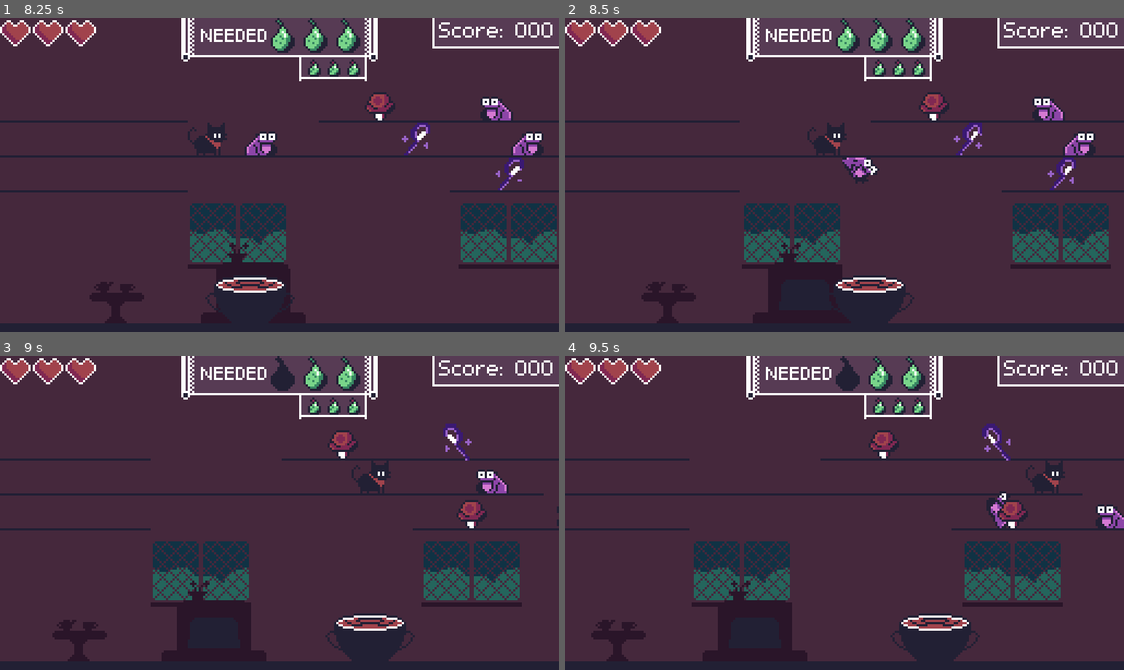
Above: before the commit, frames 1-4 (two rows, left to right).
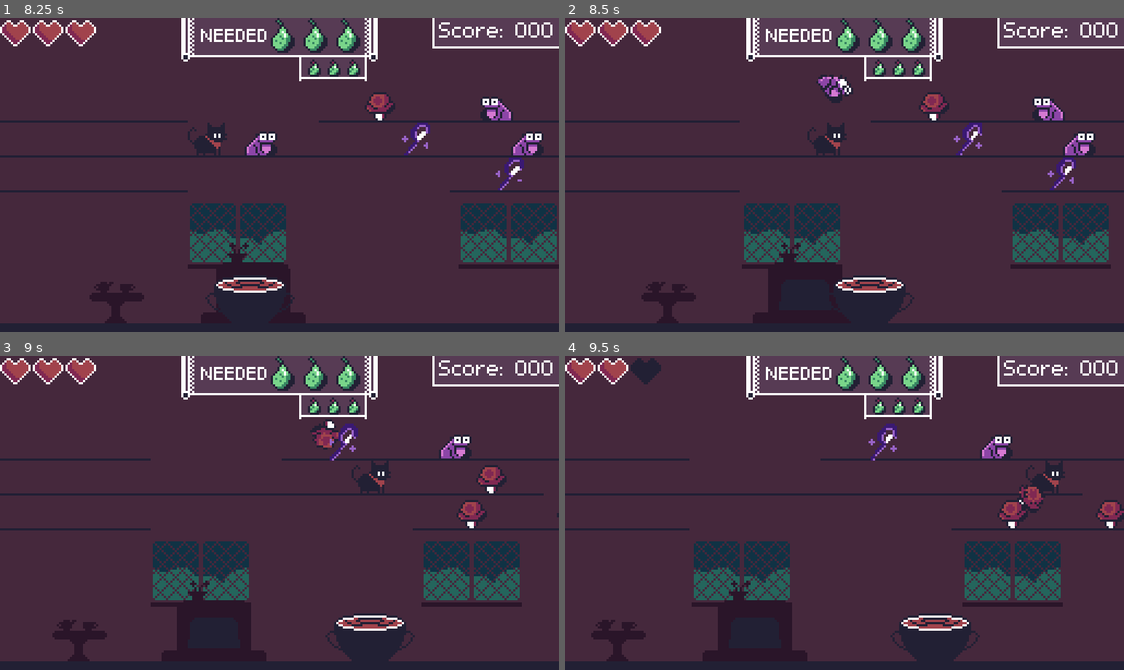
Above: after the commit, the same moments.

Repository: Bazooh/BlackCatJam
Game: Godot game, scene res://ui/menu.tscn
Same seed, same stepped clock (60 frames per second), same inputs: the game is played once before the commit and once after it.
Inputs:
- Up to frame 1 (8.25 s): click "Start" at 0.5 s; hold Right (right) 1.28-2.03 s; hold S (down) 2.03-2.78 s; hold Right (right) 2.78-3.53 s; hold W (up) 3.53-4.28 s; hold A (left) 4.28-5.78 s; hold S (down) 5.78-6.53 s; hold Right (right) 6.53-7.28 s; hold W (up) 7.28-8.03 s; hold Right (right) from 8.03 s (still down)
- Up to frame 2 (8.5 s): keep holding Right (right)
- Up to frame 3 (9 s): release Right (right) at 8.78 s; hold S (down) from 8.78 s (still down)
- Up to frame 4 (9.5 s): keep holding S (down)

Frame 1 is identical in both runs. In frame 2, 0.7% of the frame differs, in the area x 44-57%, y 18-53%; in frame 3, 1.7%; in frame 4, 2.2%, in the area x 11-100%, y 0-55%.

Commit message:
fix sprite offset

Diff:
--- a/entities/items/ingredients/mouse.tscn
+++ b/entities/items/ingredients/mouse.tscn
@@ -20,7 +20,7 @@
 [node name="CheckHoles" type="Area2D" parent="." index="2"]
 
 [node name="CollisionShape2D" type="CollisionShape2D" parent="CheckHoles" index="0"]
-position = Vector2(10, 0)
+position = Vector2(10, 8)
 shape = SubResource("CircleShape2D_pldlf")
 
 [node name="BackAndForthEffect" type="Node" parent="Effects" index="3"]
--- a/entities/items/ingredients/toad.tscn
+++ b/entities/items/ingredients/toad.tscn
@@ -15,7 +15,7 @@
 flip_h = true
 
 [node name="Drop" parent="Effects" index="0"]
-speed = Vector2(100, 2.08165e-12)
+speed = Vector2(70, -200)
 
 [node name="RandomFlipEffect" type="Node" parent="Effects" index="3"]
 script = ExtResource("3_cfkmd")
--- a/entities/items/item.tscn
+++ b/entities/items/item.tscn
@@ -53,11 +53,9 @@
 script = ExtResource("1_ul5h1")
 
 [node name="Sprite" type="Sprite2D" parent="."]
-position = Vector2(0, -8)
 texture = SubResource("AtlasTexture_4s7eb")
 
 [node name="CollisionShape2D" type="CollisionShape2D" parent="."]
-position = Vector2(0, -8)
 shape = SubResource("RectangleShape2D_q4cnn")
 
 [node name="Effects" type="Node" parent="."]
--- a/entities/items/utility/wand.tscn
+++ b/entities/items/utility/wand.tscn
@@ -7,7 +7,7 @@
 [node name="Bomb" instance=ExtResource("1_4x0k0")]
 
 [node name="Sprite" parent="." index="0"]
-position = Vector2(0, -8.5)
+position = Vector2(2.08165e-12, -0.5)
 scale = Vector2(0.82, 1)
 texture = ExtResource("2_uleue")
 
--- a/level/level_generator.gd
+++ b/level/level_generator.gd
@@ -3,6 +3,8 @@
 
 const platform_node = preload("res://level/Platform.tscn")
 const directions = [Vector2i(0, 1), Vector2i(0, -1), Vector2i(1, 0), Vector2i(-1, 0)]
+
+const item_y_offset = -8
 
 @export_group("Intro Settings")
 @export var intro_platform_density: float = 1
@@ -131,7 +133,7 @@
 
 			if chunk_grid[x][y] and randf() < get_item_density():
 				var item: Item = get_random_item()
-				item.position = Vector2((idx*chunk_length + x) * platform_size, y * 16 + grid_y_offset)
+				item.position = Vector2((idx*chunk_length + x) * platform_size, y * 16 + grid_y_offset + item_y_offset)
 				item.position.x += randf_range(-1, 1) * item_offset
 				items_node.append(item)
 				add_child(item)
